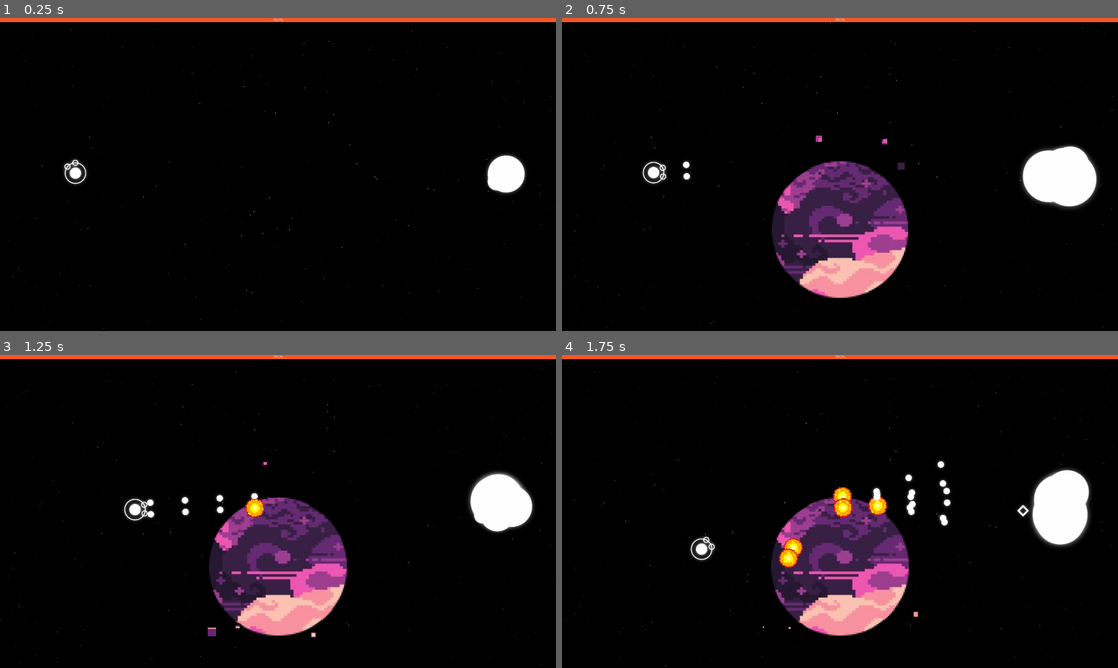
Above: before the commit, frames 1-4 (two rows, left to right).
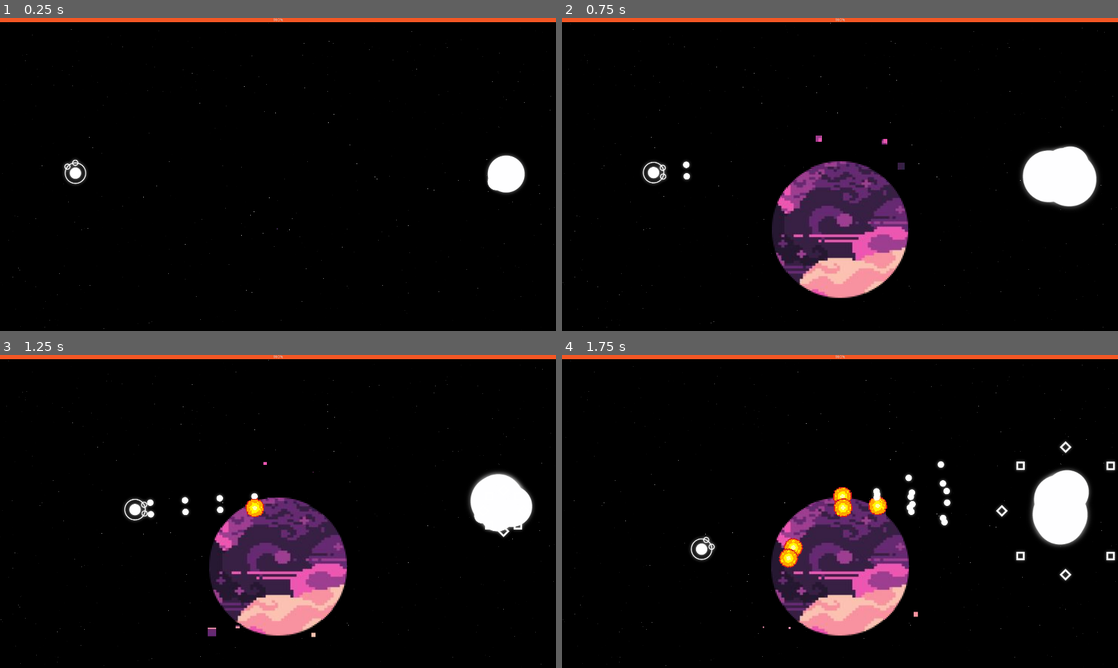
Above: after the commit, the same moments.

Repository: SAM2WOW/ProjectDanmaku
Game: Godot game, scene res://scenes/Main.tscn
The game is run twice, just before and just after one commit, with the same random seed, the same clock (stepped at 60 frames per second) and the same inputs. The engine's default icon, where the game draws it, is replaced by a stand-in: a white triangle on a blue panel in a dark square.
Inputs (mouse positions are in pixels of both pictures, inside the frame that each line leads up to):
- Up to frame 1 (0.25 s): no input
- Up to frame 2 (0.75 s): tap Enter at 0.5 s; move the mouse to (962, 158) at 0.52 s; press the mouse at (962, 158) at 0.53 s; hold D (move_right) from 0.53 s (still down)
- Up to frame 3 (1.25 s): keep holding D (move_right)
- Up to frame 4 (1.75 s): move the mouse to (728, 527) at 1.27 s; release D (move_right) at 1.28 s; release the mouse at (728, 527) at 1.28 s; hold S (move_down) from 1.28 s (still down); click (728, 527) at 1.35 s

Frames 1-2 are identical in both runs. In frame 3, less than 0.1% of the frame differs, in the area x 44-95%, y 46-59%; in frame 4, 0.6%, in the area x 39-100%, y 27-73%.

Commit message:
setting up boss attacks

Diff:
--- a/objects/characters/Boss.gd
+++ b/objects/characters/Boss.gd
@@ -2,6 +2,7 @@
 
 var style = Global.initial_style
 var hit_by = []
+var attack_pattern = 0;
 
 var basic_bullet = preload("res://objects/weapons/BasicBullet.tscn")
 
@@ -23,15 +24,60 @@
 
 
 func _on_FireTimer_timeout():
-	# fire bullets
-	var b = basic_bullet.instance()
+	fire_bullet();
 
-	b.style = style
-	b._on_Verse_Jump(style)
+func fire_bullet():
+	match style:
+		0:
+			init_minimal_bullets();
+		1:
+			init_pixel_bullets();
+		2:
+			init_3d_bullets();
+		3:
+			init_collage_bullets();
+		_:
+			init_minimal_bullets();
+			# b.init_normal_bullet(get_global_position(), style);
 
-	get_parent().add_child(b)
-	b.set_global_position(get_global_position())
+# boss will have two attacks per style
 
-	var dir = get_global_position().direction_to(Global.player.get_global_position())
-	b.rotation = 2*PI + atan2(dir.y, dir.x);
-	b.set_linear_velocity(dir*200);
+# 1.) shoot like 4-5 waves of minimal bullets around boss
+# 2.) yo mama
+func init_minimal_bullets():
+	match attack_pattern:
+		0:
+			# instantiate the bullets
+			# set the bullets properties to the one of the style
+			var bullets = fire_pulse(get_global_position(), 8, 0, style);
+			for b in bullets:
+				b.init_minimal_bullet(style);
+				b.set_linear_velocity(b.dir*300);
+		1:
+			pass
+		_:
+			pass
+
+func init_pixel_bullets():
+	pass
+
+func init_3d_bullets():
+	pass
+
+func init_collage_bullets():
+	pass
+
+func fire_pulse(pos, num, offset, style):
+	var degrees = offset;
+	var degree_inc = 360.0/num;
+	var bullets = [];
+	for i in num:
+		var b = basic_bullet.instance();
+		var radians = degrees*PI/180;
+		degrees += degree_inc;
+		b.dir = Vector2(cos(radians), sin(radians));
+		b.rotation = 2*PI + atan2(b.dir.y, b.dir.x);
+		b.set_global_position(get_global_position());
+		get_parent().add_child(b)
+		bullets.append(b);
+	return bullets;
--- a/objects/characters/Boss.tscn
+++ b/objects/characters/Boss.tscn
@@ -56,7 +56,6 @@
 position = Vector2( 1, -2 )
 scale = Vector2( 5, 5 )
 frames = SubResource( 5 )
-frame = 1
 playing = true
 
 [node name="Style2" type="Node2D" parent="."]
--- a/objects/weapons/BasicBullet.gd
+++ b/objects/weapons/BasicBullet.gd
@@ -1,6 +1,9 @@
 extends RigidBody2D
 
 var style = Global.initial_style
+var basic_bullet = load("res://objects/weapons/BasicBullet.tscn");
+var dir = Vector2();
+var damage = 0.0;
 
 
 func _on_VisibilityNotifier2D_screen_exited():
@@ -24,3 +27,28 @@
 		if i != style:
 			get_node("Style%d" % i).hide()
 			#print("Style%d" % style)
+
+# initialize the properties of these bullets
+func init_minimal_bullet(verse):
+	# ie.) init damage, speed, trajectory, etc: bullet properties of this verse
+	pass
+
+func init_pixel_bullet():
+	pass
+
+func init_3d_bullet():
+	pass
+
+func init_collage_bullet():
+	pass
+
+func fire_pulse(num, offset, style):
+	var degrees = offset;
+	var degree_inc = 360.0/num;
+	for i in num:
+		var b = basic_bullet.instance();
+		var radians = degrees*PI/180;
+		b.dir = Vector2(cos(radians), sin(radians));
+		# b.bouncing = bouncing;
+		# b.num_bounces = num_bounces;
+		pass
--- a/objects/weapons/PlayerBullet.gd
+++ b/objects/weapons/PlayerBullet.gd
@@ -10,6 +10,7 @@
 var num_bounces = 0;
 var bouncing = false;
 var charge = 0.0;
+var can_explode = false;
 
 var init_dist = Vector2();
 var dest = Vector2.ZERO;
@@ -26,7 +27,7 @@
 	print("Bullet Collide %s" % body.name)
 	if "Boss" in body.name:
 		# spawns an explosion at collision area if pixel bullet
-		if (style==1):
+		if (can_explode):
 			explode();
 		else:
 			body.damage(damage)
@@ -56,7 +57,7 @@
 	dest = _dest;
 	init_dist =	sqrt(pow(dest.x-pos.x,2)+pow(dest.y-pos.y,2));
 	damage = Global.player_bullet_properties[verse]["damage"];
-	# add_force(Vector2.ZERO, dir*Global.player_bullet_properties[verse]["speed"]);
+	can_explode = true;
 	set_linear_velocity(dir*Global.player_bullet_properties[verse]["speed"]);
 
 func init_3d_bullet(pos, verse, _charge):
@@ -78,6 +79,7 @@
 	damage = Global.player_bullet_properties[verse]["damage"];
 	var bullets = fire_spread(pos, verse, 3, 30, damage, Global.player_bullet_properties[verse]["speed"]);
 	for b in bullets:
+		b.bouncing = true;
 		b.num_bounces = 2;
 	queue_free();
 
@@ -97,14 +99,16 @@
 	damage = Global.player_bullet_properties[style].damage * (1+charge);
 
 	match style:
+		# on entering minimal
 		0:
 			pass
+		# on entering pixel
 		1:
 			pass
 		2:
 			# bullet gets a bit more charged if it enters and slower
 			if (charge == 0.0):
-				charge = 0.2;
+				charge = 0.4;
 			else:
 				charge *= 1.5;
 			if (charge > 1.0): charge = 1.0
@@ -125,7 +129,7 @@
 			damage = Global.player_bullet_properties[new_verse].damage*0.75;
 			set_linear_velocity(get_linear_velocity()*1.2);
 		1:
-			# on exiting 1, bullet splits into 3
+			# on exiting pixel, bullet splits into 3
 			var new_dmg = Global.player_bullet_properties[new_verse].damage;
 			var speed = curr_vel;
 			if (new_verse == 2):
@@ -138,12 +142,12 @@
 			# on exiting 2, damage of bullet scales with charge upwards
 			damage = Global.player_bullet_properties[new_verse].damage * (charge+1);
 		3:
+			# on exiting, can bounce twice if it cant bounce already
 			if (!bouncing):
 				bouncing = true;
 				num_bounces = 2;
 		_:
 			pass
-	pass
 
 func bounce_bullet():
 	if (get_global_position().y < -Global.window_height/2 || get_global_position().y >= Global.window_height/2):
@@ -168,6 +172,7 @@
 		b.charge = charge;
 		b.bouncing = bouncing;
 		b.num_bounces = num_bounces;
+		# b.can_explode = can_explode;
 		b.show_verse_style(style);
 		get_parent().add_child(b)
 		b.set_global_position(pos);
--- a/objects/weapons/PlayerBullet.tscn
+++ b/objects/weapons/PlayerBullet.tscn
@@ -49,7 +49,6 @@
 [node name="AnimatedSprite" type="AnimatedSprite" parent="Style1"]
 scale = Vector2( 4, 4 )
 frames = SubResource( 5 )
-frame = 2
 playing = true
 
 [node name="Style2" type="Node2D" parent="."]
